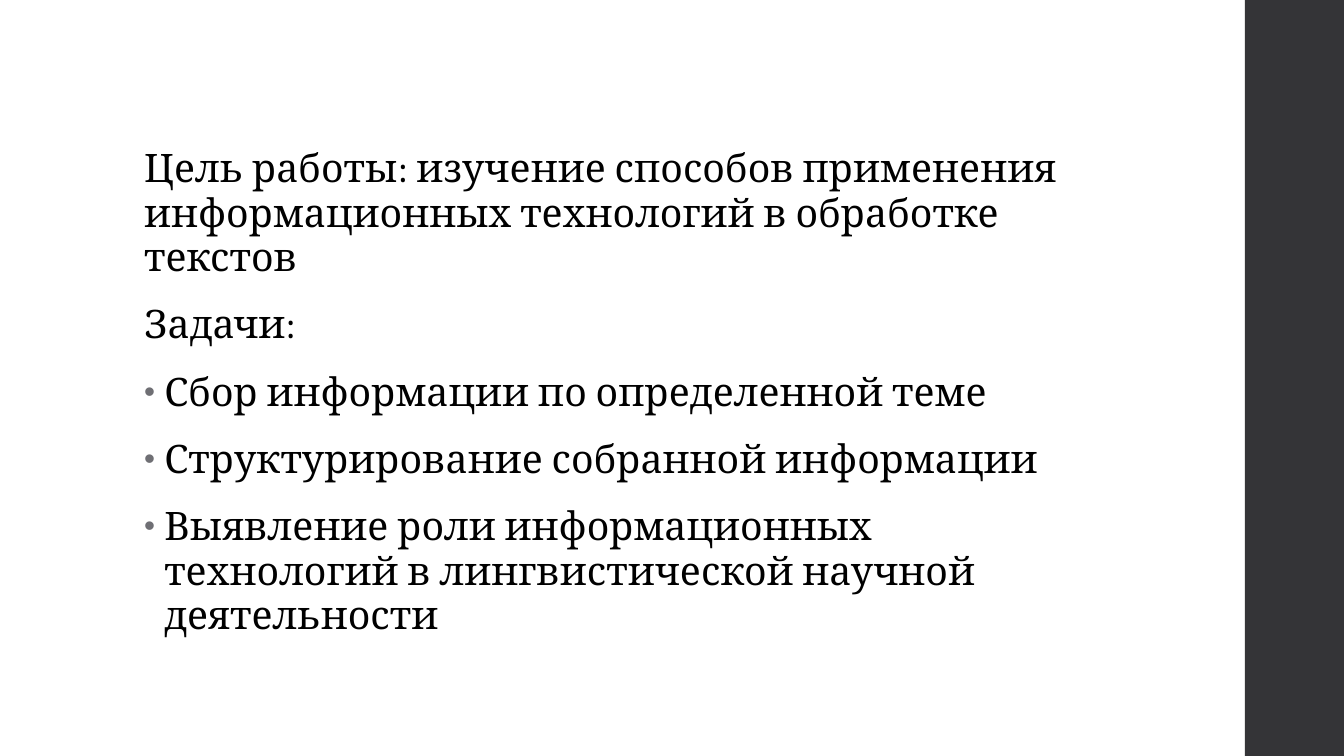
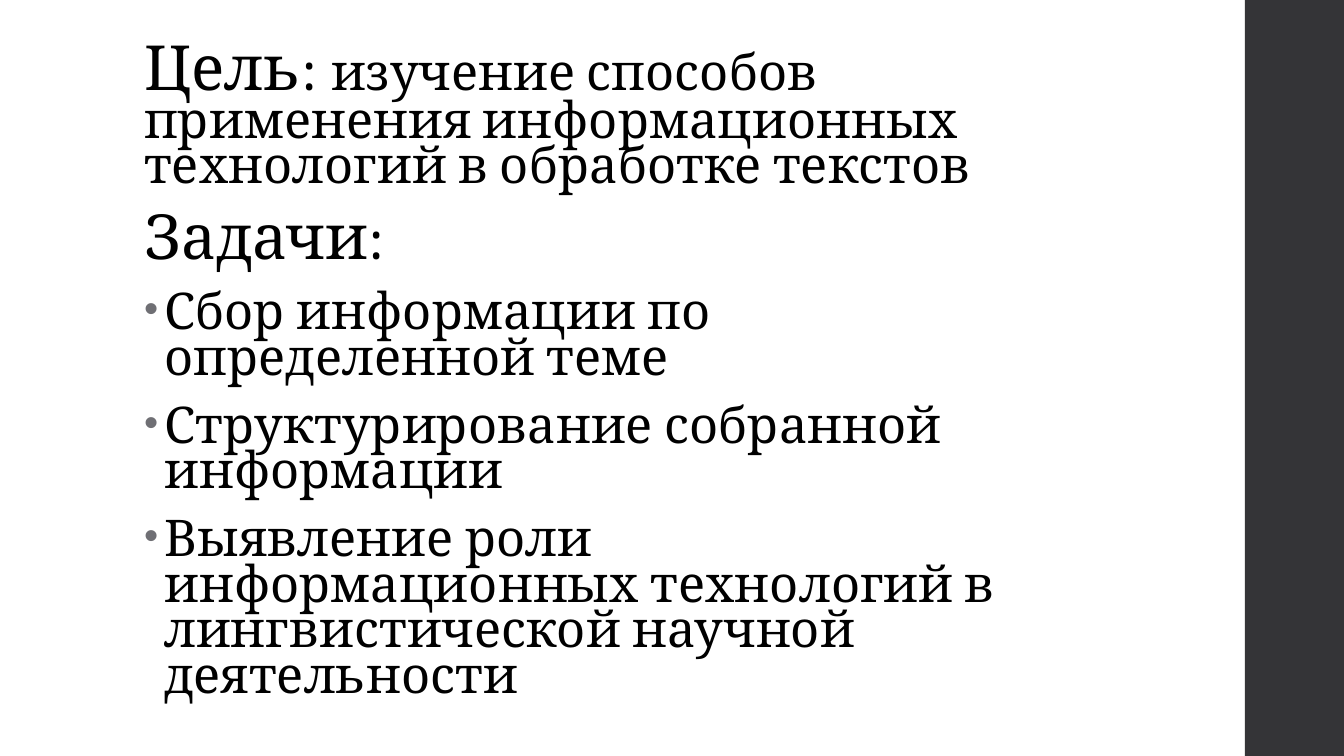
Before and after one commit to svetlanailicheva/homeworks, a slide deck: slide 2 of курсовая.pptx. Drawn at 1344x756 pixels with LibreOffice and Linux fonts; fonts in the diff are those of the drawing. Boxes give left, top, right and bottom in pixels: in the first picture for what was removed or moved away, otherwise in the second. Text is boxed around its words. In the diff, an @@ line names an element or a change of style, - is before the commit and + after.

```diff
--- a/курсовая.pptx
+++ b/курсовая.pptx
@@ text "Цель: изучение способов применения информационных ...": place and size @@
-text "Цель: изучение способов применения информационных ..." at (144,152,1056,638)
+text "Цель: изучение способов применения информационных ..." at (144,45,995,704)
@@ text at (144,45,970,195): text changed; size 28 to 36.1 pt @@
-Цель работы: изучение способов применения информационных технологий в обработке текстов
+Цель: изучение способов применения информационных технологий в обработке текстов
@@ text at (144,214,995,704): size 28 to 44.4 pt in "Задачи:"; size 28 to 36.1 pt in "Сбор информации по определенной теме", "Структурирование собранной информации", "Выявление роли информационных технологий в лингвистической н ..."; line spacing 0.95 to 0.75 @@
```
Also in this commit, not shown: 8 other slides changed, 1 other file.
